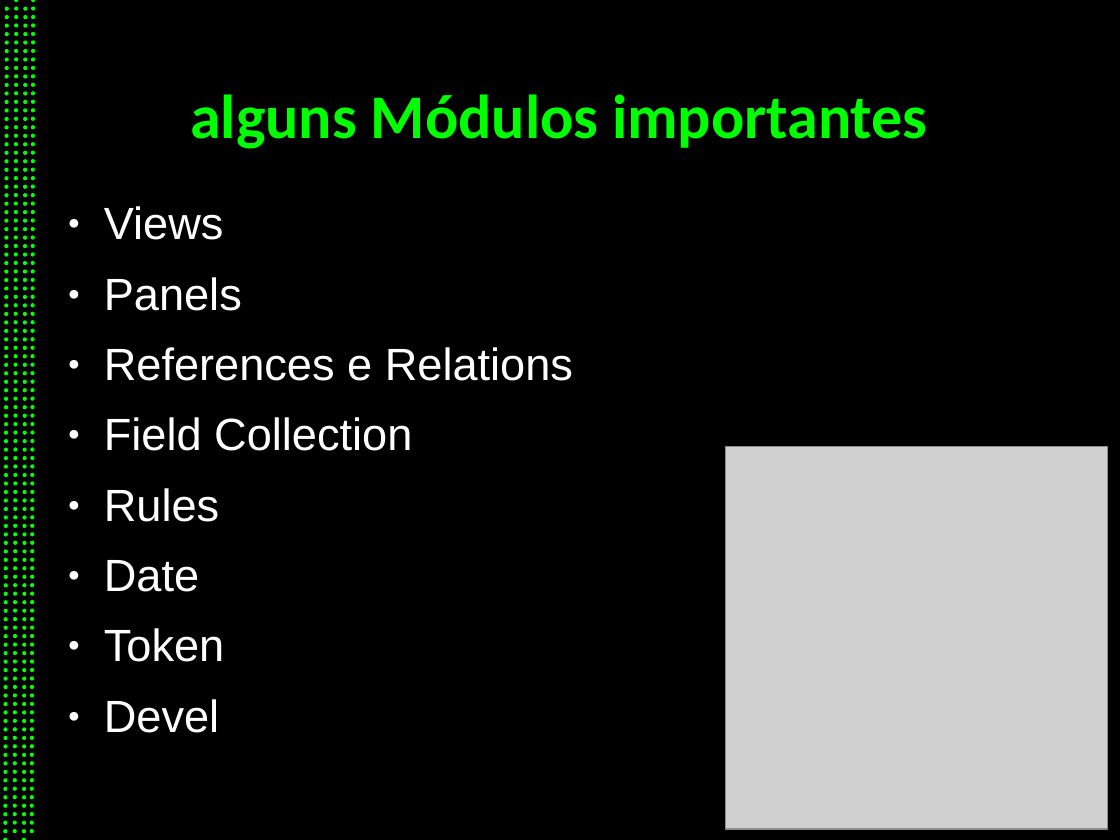
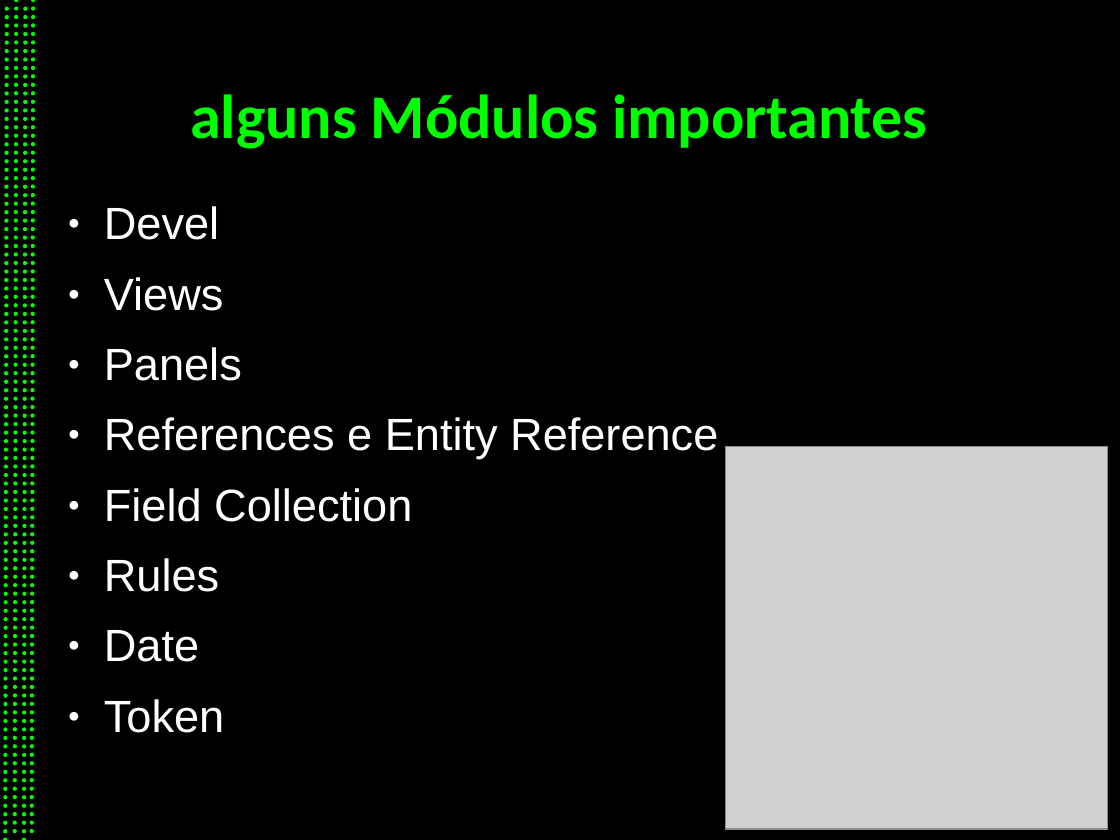
Before and after one commit to eduoda/pub, a slide deck: slide 17 of palestra_drupal.odp (slide 16 before the commit). Drawn at 1120x840 pixels with LibreOffice and Linux fonts; fonts in the diff are those of the drawing; grey boxes stand for pictures. Boxes give left, top, right and bottom in pixels: in the first picture for what was removed or moved away, otherwise in the second. Text is boxed around its words. In the diff, an @@ line names an element or a change of style, - is before the commit and + after.

```diff
--- a/palestra_drupal.odp
+++ b/palestra_drupal.odp
@@ text at (104, 206, 219, 240): paragraph added @@
+● Devel
@@ text at (104, 417, 718, 459): text changed @@
-● References e Relations
+● References e Entity Reference
@@ text at (104, 699, 219, 733): paragraph removed @@
-● Devel
```
Also in this commit, not shown: 5 other slides changed, 1 slide added, 1 other file.
